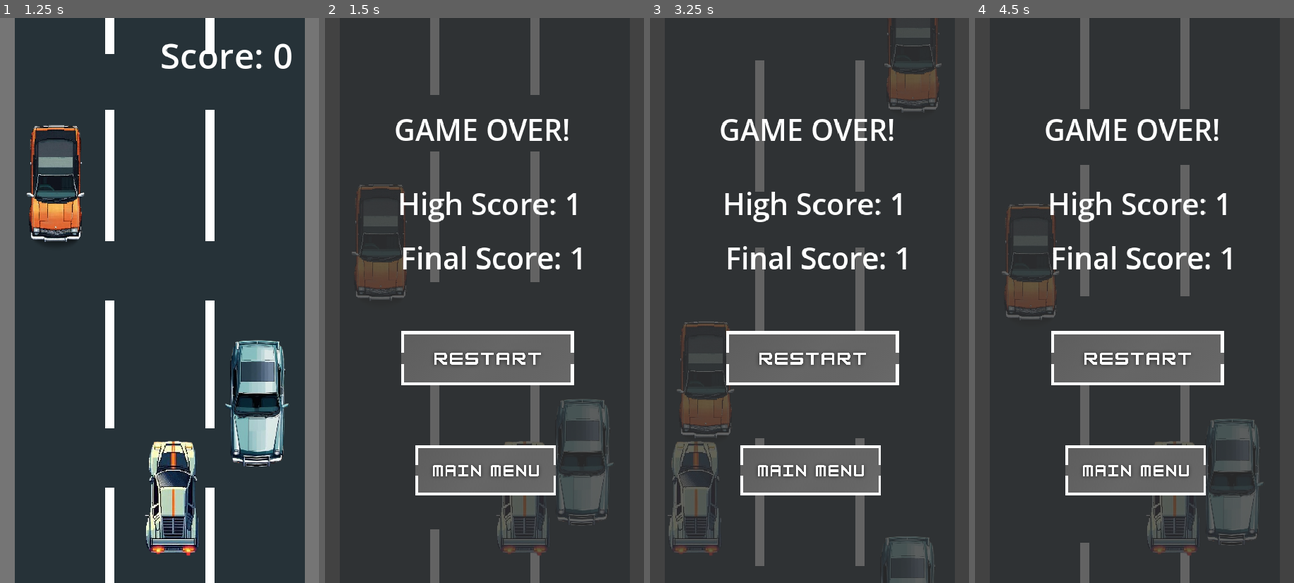
Above: before the commit, frames 1-4 (left to right).
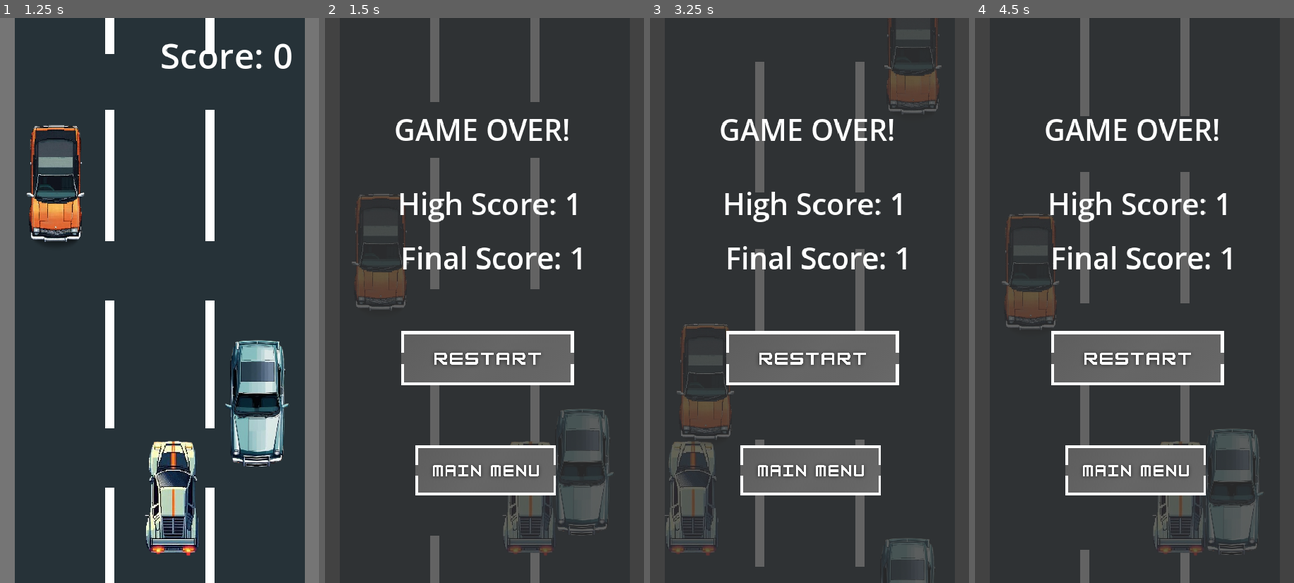
Above: after the commit, the same moments.

Repository: schadha2w/RoadMayhem
Game: Godot game, scene res://Scene/menu.tscn
Two runs of this game, one before a commit and one after it. Both use one fixed random seed, a clock stepped at 60 frames per second and the inputs below. Sound files missing from this copy of the repository are replaced by a short silence.
Inputs (mouse positions are in pixels of both pictures, inside the frame that each line leads up to):
- Up to frame 1 (1.25 s): click (159, 300) at 0.5 s
- Up to frame 2 (1.5 s): hold Right (ui_right) from 1.28 s (still down); hold C (close) from 1.28 s (still down)
- Up to frame 3 (3.25 s): release Right (ui_right) at 2 s; release C (close) at 2 s; click (812, 357) at 2 s; hold Left (ui_left) from 2.78 s (still down); tap P (play) at 2.85 s
- Up to frame 4 (4.5 s): release Left (ui_left) at 3.5 s; click (1137, 357) at 3.5 s; hold Right (ui_right) from 4.28 s (still down); hold C (close) from 4.28 s (still down)

Frame 1 is identical in both runs. In frame 2, 3.2% of the frame differs, in the area x 8-91%, y 13-96%; in frame 3, 1.8%; in frame 4, 3.2%.

Commit message:
fixed collision

Diff:
--- a/Scene/Player.tscn
+++ b/Scene/Player.tscn
@@ -4,10 +4,10 @@
 [ext_resource type="Texture2D" uid="uid://dfraweu1dhouu" path="res://Assets/whitecar2.png" id="2_pbg8c"]
 
 [sub_resource type="RectangleShape2D" id="RectangleShape2D_a5gue"]
-size = Vector2(98, 201.75)
+size = Vector2(86, 192)
 
 [sub_resource type="RectangleShape2D" id="RectangleShape2D_0vnlj"]
-size = Vector2(106.5, 203.5)
+size = Vector2(89, 196)
 
 [sub_resource type="RectangleShape2D" id="RectangleShape2D_jbx0y"]
 size = Vector2(1064, 20)
@@ -17,13 +17,13 @@
 script = ExtResource("1_3te80")
 
 [node name="CollisionShape2D" type="CollisionShape2D" parent="."]
-position = Vector2(26, 21.125)
+position = Vector2(25, 20)
 shape = SubResource("RectangleShape2D_a5gue")
 
 [node name="Area2D" type="Area2D" parent="."]
 
 [node name="CollisionShape2D" type="CollisionShape2D" parent="Area2D"]
-position = Vector2(25.75, 18.25)
+position = Vector2(25.5, 20)
 shape = SubResource("RectangleShape2D_0vnlj")
 
 [node name="Whitecar2" type="Sprite2D" parent="."]
--- a/Scene/car1.tscn
+++ b/Scene/car1.tscn
@@ -3,7 +3,7 @@
 [ext_resource type="Texture2D" uid="uid://drj8h5iikbyxq" path="res://Assets/orangecar.png" id="1_csqbg"]
 
 [sub_resource type="RectangleShape2D" id="RectangleShape2D_06sqq"]
-size = Vector2(94, 195.938)
+size = Vector2(89, 197)
 
 [node name="Car1" type="CharacterBody2D"]
 metadata/car = false
@@ -19,5 +19,5 @@
 [node name="Area2D" type="Area2D" parent="."]
 
 [node name="CollisionShape2D" type="CollisionShape2D" parent="Area2D"]
-position = Vector2(0, -2.96875)
+position = Vector2(-1.5, -4.5)
 shape = SubResource("RectangleShape2D_06sqq")
--- a/Scene/car2.tscn
+++ b/Scene/car2.tscn
@@ -3,7 +3,7 @@
 [ext_resource type="Texture2D" uid="uid://bxgn7nsk6lme8" path="res://Assets/whitecar.png" id="1_ip7kq"]
 
 [sub_resource type="RectangleShape2D" id="RectangleShape2D_p4kst"]
-size = Vector2(102.375, 229.75)
+size = Vector2(94, 216)
 
 [node name="Car2" type="Node2D"]
 
@@ -11,7 +11,7 @@
 metadata/car = false
 
 [node name="CollisionShape2D" type="CollisionShape2D" parent="CharacterBody2D"]
-position = Vector2(63.8125, 191.125)
+position = Vector2(63, 193)
 shape = SubResource("RectangleShape2D_p4kst")
 
 [node name="Whitecar" type="Sprite2D" parent="."]
Not shown, changed: .DS_Store
